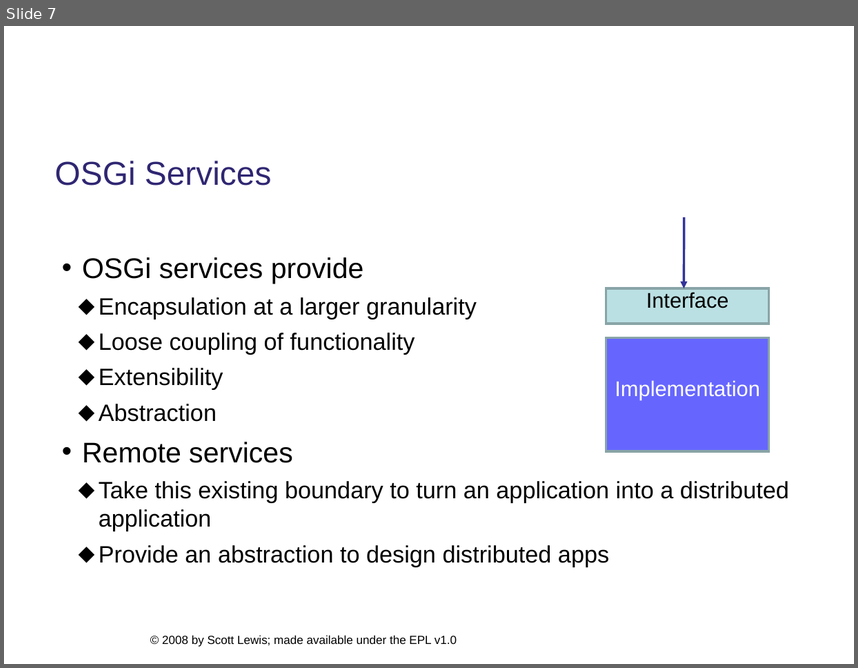
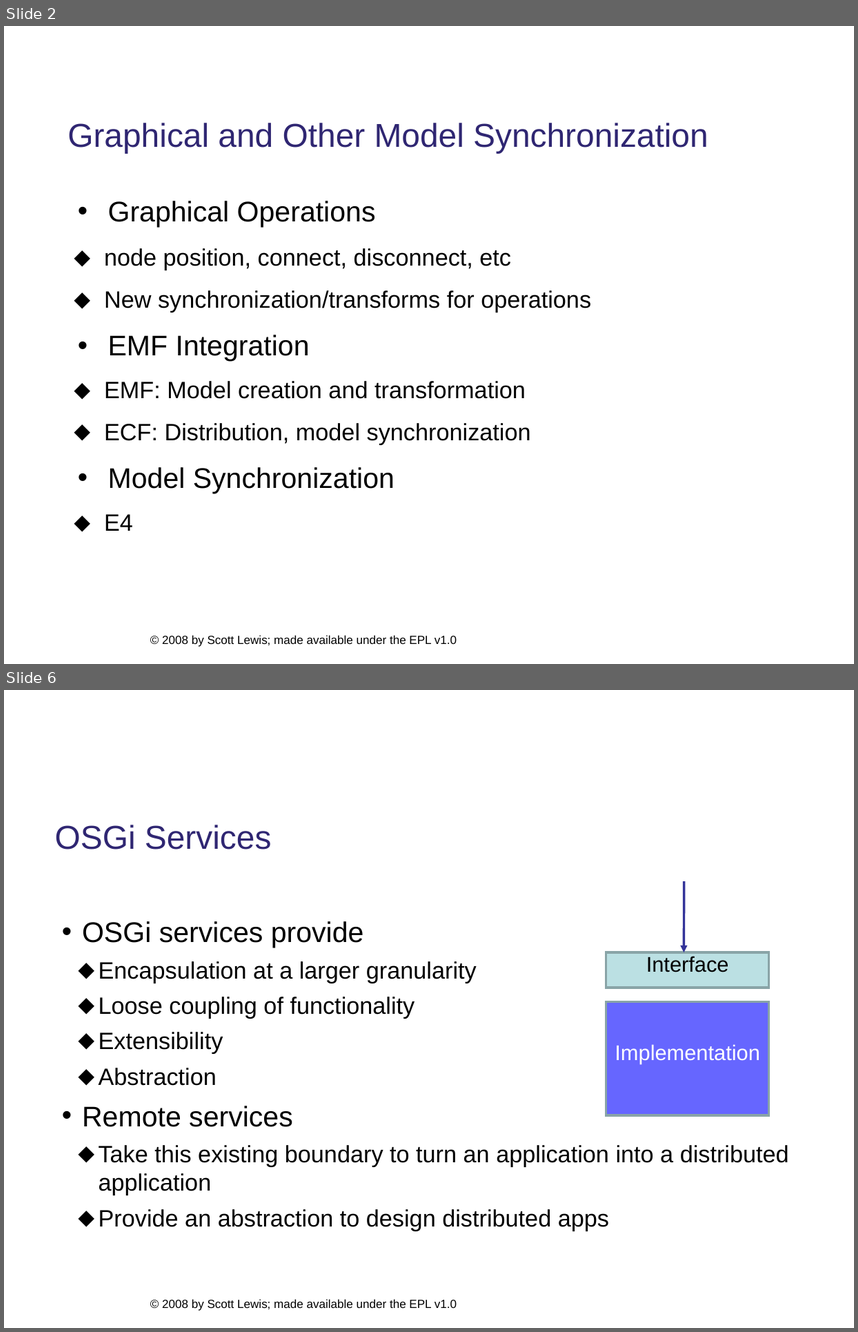
Before and after one commit to eclipse/ecf-website, a slide deck: presentations/eclipsedayatgoogleplex2008/ecf_overview_slewis.ppt. Shown one above the other, each under a label of ours: slide 7 before the commit, slides 2 and 6 after it; the slides between them are not shown. The pictures are 858x668 and 858x1332 pixels, drawn with LibreOffice and Linux fonts; fonts in the diff are those of the drawing; background and template pictures are left out. Boxes give left, top, right and bottom in pixels: in the first picture for what was removed or moved away, otherwise in the second. Text is boxed around its words. In the diff, an @@ line names an element or a change of style, - is before the commit and + after.

```diff
--- a/presentations/eclipsedayatgoogleplex2008/ecf_overview_slewis.ppt
+++ b/presentations/eclipsedayatgoogleplex2008/ecf_overview_slewis.ppt
@@ slide 2 added at box(4, 26, 854, 664), background #FFFFFF; not listed: 1 template element that a slide beside it also shows @@
@@ title added at box(67, 123, 708, 153), 28 pt, text #2F2672 @@
+Graphical and Other Model Synchronization
@@ text added at box(104, 201, 591, 530), 20 pt, text #000000 @@
+• Graphical Operations
+  ⬥ node position, connect, disconnect, etc
+  ⬥ New synchronization/transforms for operations
+• EMF Integration
+  ⬥ EMF: Model creation and transformation
+  ⬥ ECF: Distribution, model synchronization
+• Model Synchronization
+  ⬥ E4
@@ what was slide 7 is now slide 6 @@
```
Also in this commit, not shown: 2 slides changed, 2 other slides added, 4 slides removed, 1 other file.
